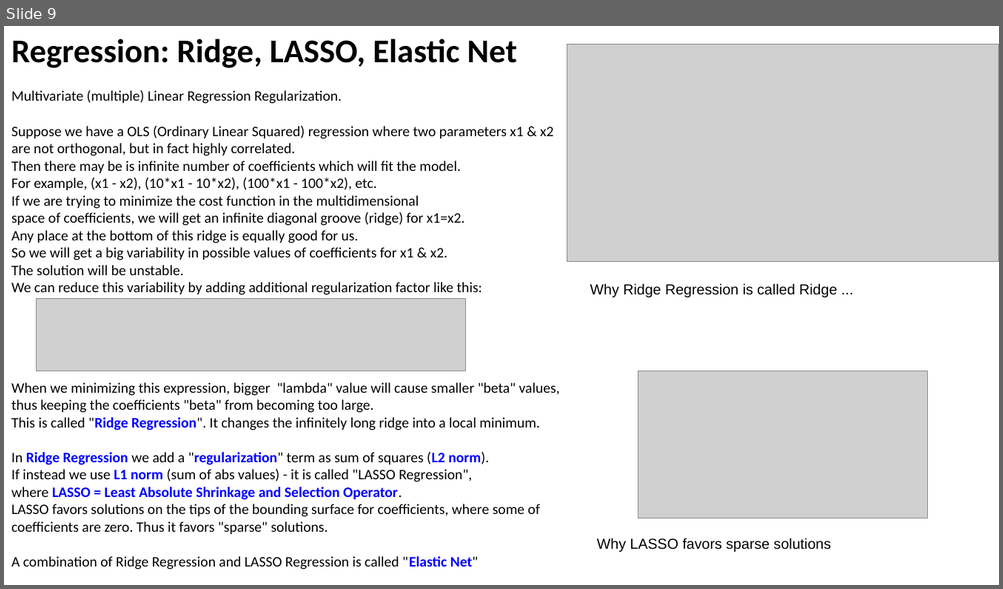
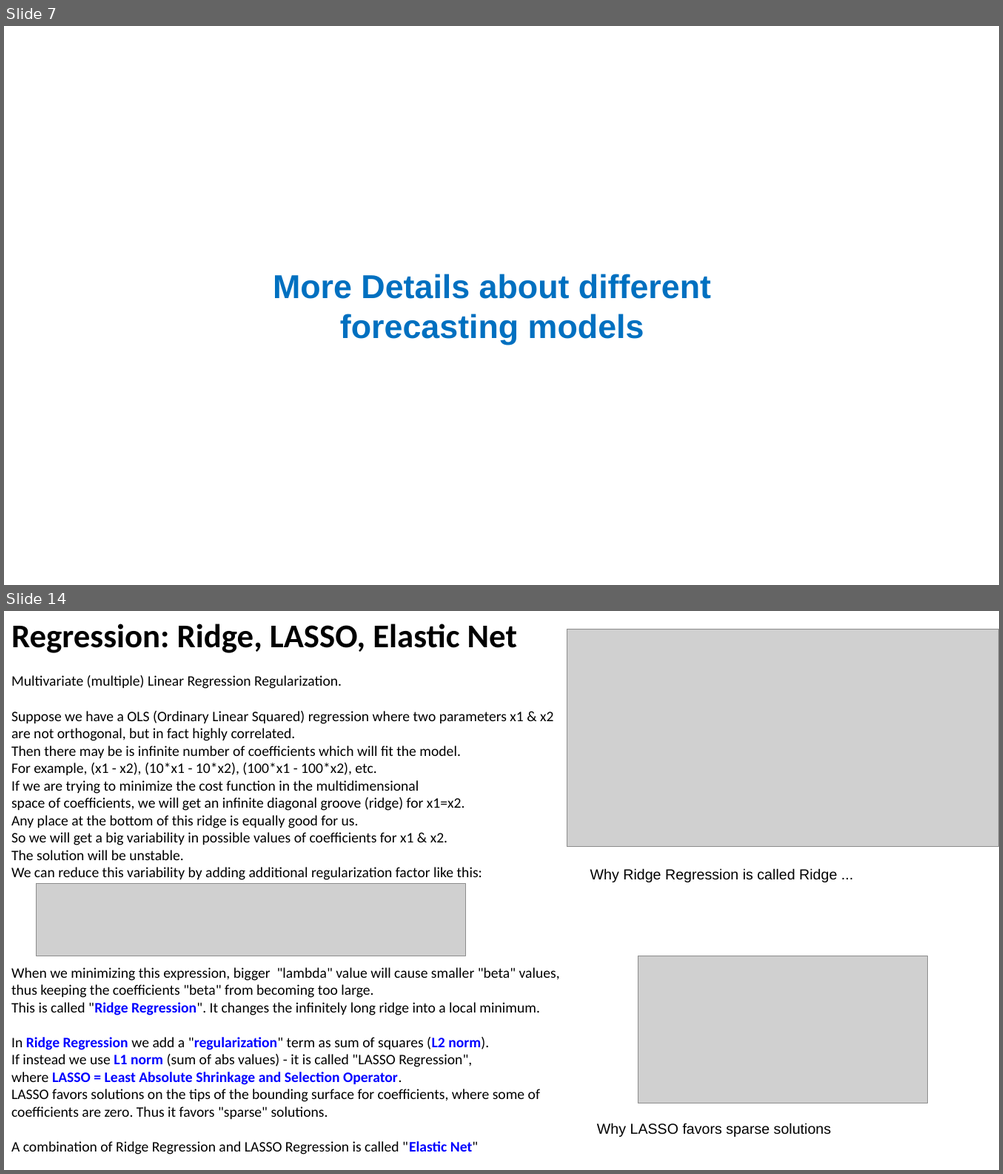
Before and after one commit to lselector/ml_ai_doc, a slide deck: Time_Series_Forecasting.pptx. Shown one above the other, each under a label of ours: slide 9 before the commit, slides 7 and 14 after it; the slides between them are not shown. The pictures are 1003x589 and 1003x1174 pixels, drawn with LibreOffice and Linux fonts; fonts in the diff are those of the drawing; grey boxes stand for pictures. Boxes give left, top, right and bottom in pixels: in the first picture for what was removed or moved away, otherwise in the second. Text is boxed around its words. In the diff, an @@ line names an element or a change of style, - is before the commit and + after.

Commit message:
Time Series Forecasting - added slides

```diff
--- a/Time_Series_Forecasting.pptx
+++ b/Time_Series_Forecasting.pptx
@@ slide 7 added at [4,26,999,585], background #FFFFFF @@
@@ text added at [273,274,711,345], 32 pt, text #0070C0, bold @@
+More Details about different forecasting models
@@ what was slide 9 is now slide 14 @@
```
Also in this commit, not shown: 3 slides changed, 6 other slides added, 1 other file.
